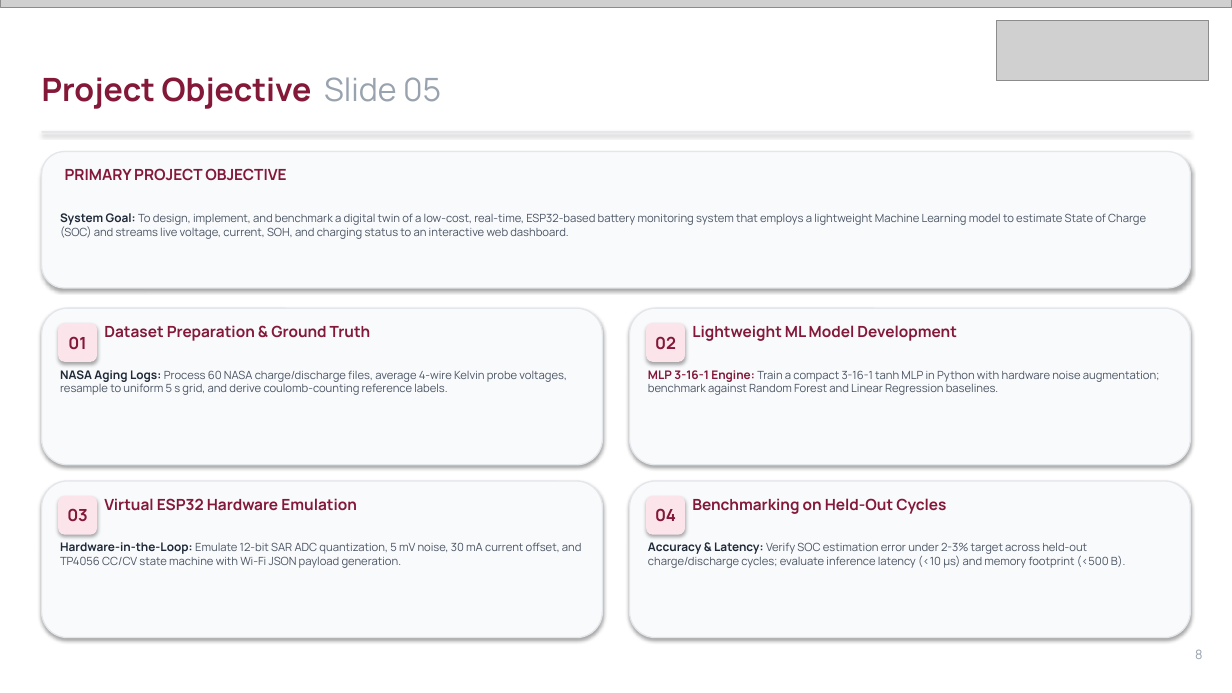
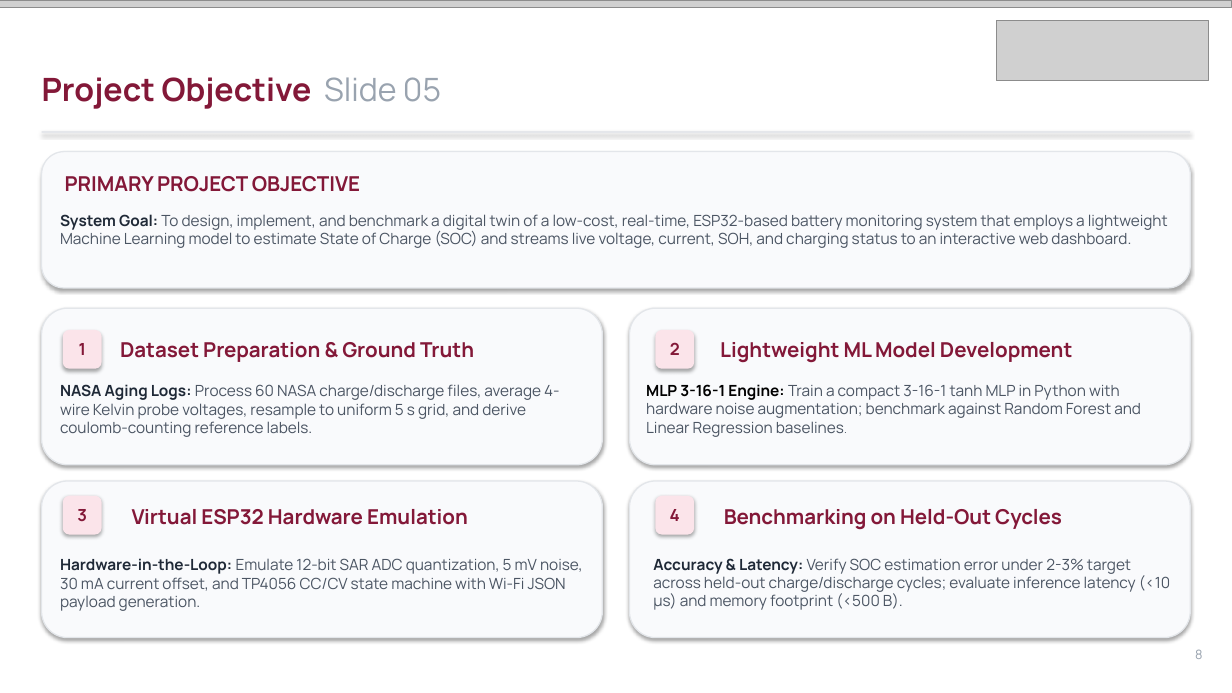
Before and after one commit to Imagiyy/Digital-Twin--ML-Based-Battery-SOC-Estimation, a slide deck: slide 8 of Amrita_SOC_Digital_Twin_Presentation.pptx. Drawn at 1232x693 pixels with LibreOffice and Linux fonts; fonts in the diff are those of the drawing; grey boxes stand for pictures. Boxes give left, top, right and bottom in pixels: in the first picture for what was removed or moved away, otherwise in the second. Text is boxed around its words. In the diff, an @@ line names an element or a change of style, - is before the commit and + after.

```diff
--- a/Amrita_SOC_Digital_Twin_Presentation.pptx
+++ b/Amrita_SOC_Digital_Twin_Presentation.pptx
@@ text "PRIMARY PROJECT OBJECTIVE": place and size @@
-text "PRIMARY PROJECT OBJECTIVE" at [65,168,286,181]
+text "PRIMARY PROJECT OBJECTIVE" at [65,176,360,192]
@@ text "System Goal: To design, implement, ..." at [60,214,1168,248]: size 9.2 to 12 pt in "System Goal:"; size 8.8 to 12 pt @@
@@ rounded rectangle removed at [58,323,97,362] @@
-01
@@ rounded rectangle removed at [646,323,685,362] @@
-02
@@ rounded rectangle added at [63,330,102,369], fill #FBE4EA, 13 pt, text #831838, bold @@
+1
@@ text "Dataset Preparation & Ground Truth": place and size @@
-text "Dataset Preparation & Ground Truth" at [104,325,371,341]
+text "Dataset Preparation & Ground Truth" at [120,342,474,362]
@@ rounded rectangle added at [655,330,694,369], fill #FBE4EA, 13 pt, text #831838, bold @@
+2
@@ size 12 to 16 pt in 5 elements at [65,176,360,192], [132,509,468,525], [120,342,474,362], [724,509,1062,530], [720,342,1072,363] @@
@@ text "Lightweight ML Model Development": place and size @@
-text "Lightweight ML Model Development" at [692,325,956,341]
+text "Lightweight ML Model Development" at [720,342,1072,363]
@@ text "NASA Aging Logs: Process 60 ...": place and size @@
-text "NASA Aging Logs: Process 60 ..." at [60,370,567,395]
+text "NASA Aging Logs: Process 60 ..." at [60,384,560,437]
@@ text "NASA Aging Logs: Process 60 ..." at [60,384,560,437]: size 9.2 to 12 pt in "NASA Aging Logs:"; size 8.8 to 12 pt @@
@@ text "MLP 3-16-1 Engine: Train a ...": place and size @@
-text "MLP 3-16-1 Engine: Train a ..." at [648,370,1160,395]
+text "MLP 3-16-1 Engine: Train a ..." at [646,384,1141,437]
@@ text "MLP 3-16-1 Engine: Train a ..." at [646,384,1141,437]: size 9.2 to 12 pt, text colour #831838 to #000000 in "MLP 3-16-1 Engine:"; size 8.8 to 12 pt in "Train a compact 3-16-1 tanh MLP in ..." @@
@@ rounded rectangle removed at [58,496,97,535] @@
-03
@@ rounded rectangle added at [63,496,102,535], fill #FBE4EA, 13 pt, text #831838, bold @@
+3
@@ text "Virtual ESP32 Hardware Emulation": place and size @@
-text "Virtual ESP32 Hardware Emulation" at [104,498,357,511]
+text "Virtual ESP32 Hardware Emulation" at [132,509,468,525]
@@ proportions changed in 5 elements at [42,152,1190,288], [42,309,603,465], [629,309,1190,465], [42,482,603,638], [629,482,1190,638] @@
@@ rounded rectangle removed at [646,496,685,535] @@
-04
@@ rounded rectangle added at [655,496,694,535], fill #FBE4EA, 13 pt, text #831838, bold @@
+4
@@ text "Benchmarking on Held-Out Cycles": place and size @@
-text "Benchmarking on Held-Out Cycles" at [692,498,946,514]
+text "Benchmarking on Held-Out Cycles" at [724,509,1062,530]
@@ text "Hardware-in-the-Loop: Emulate 12-bit SAR ADC ...": place and size @@
-text "Hardware-in-the-Loop: Emulate 12-bit SAR ADC ..." at [60,542,582,568]
+text "Hardware-in-the-Loop: Emulate 12-bit SAR ADC ..." at [60,558,583,611]
@@ text "Hardware-in-the-Loop: Emulate 12-bit SAR ADC ..." at [60,558,583,611]: size 9.2 to 12 pt in "Hardware-in-the-Loop:"; size 8.8 to 12 pt in "Emulate 12-bit SAR ADC quantization, 5 mV ..." @@
@@ text "Accuracy & Latency: Verify SOC ...": place and size @@
-text "Accuracy & Latency: Verify SOC ..." at [648,542,1126,568]
+text "Accuracy & Latency: Verify SOC ..." at [653,558,1170,610]
@@ text "Accuracy & Latency: Verify SOC ..." at [653,558,1170,610]: size 9.2 to 12 pt in "Accuracy & Latency:"; size 8.8 to 12 pt in "Verify SOC estimation error under 2-3% target ..." @@
```
Also in this commit, not shown: 21 other slides changed, 1 slide removed, 2 other files.
